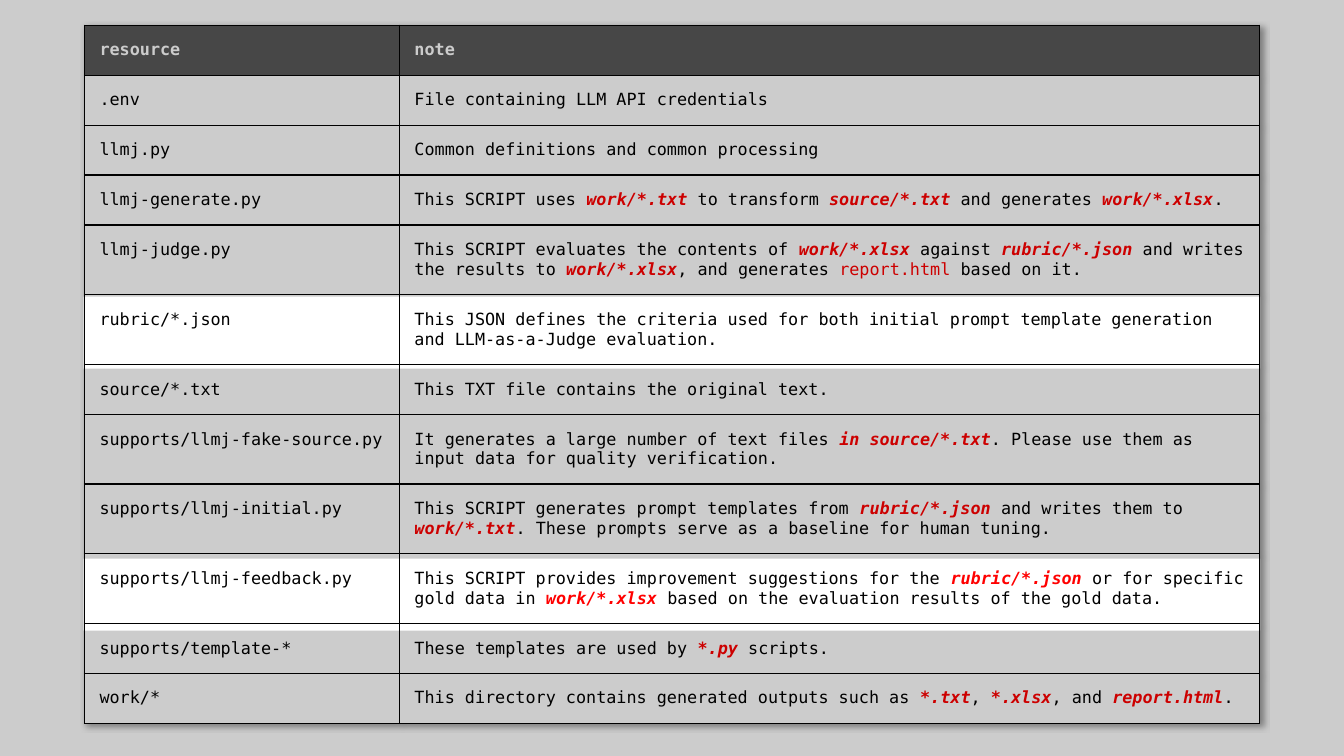
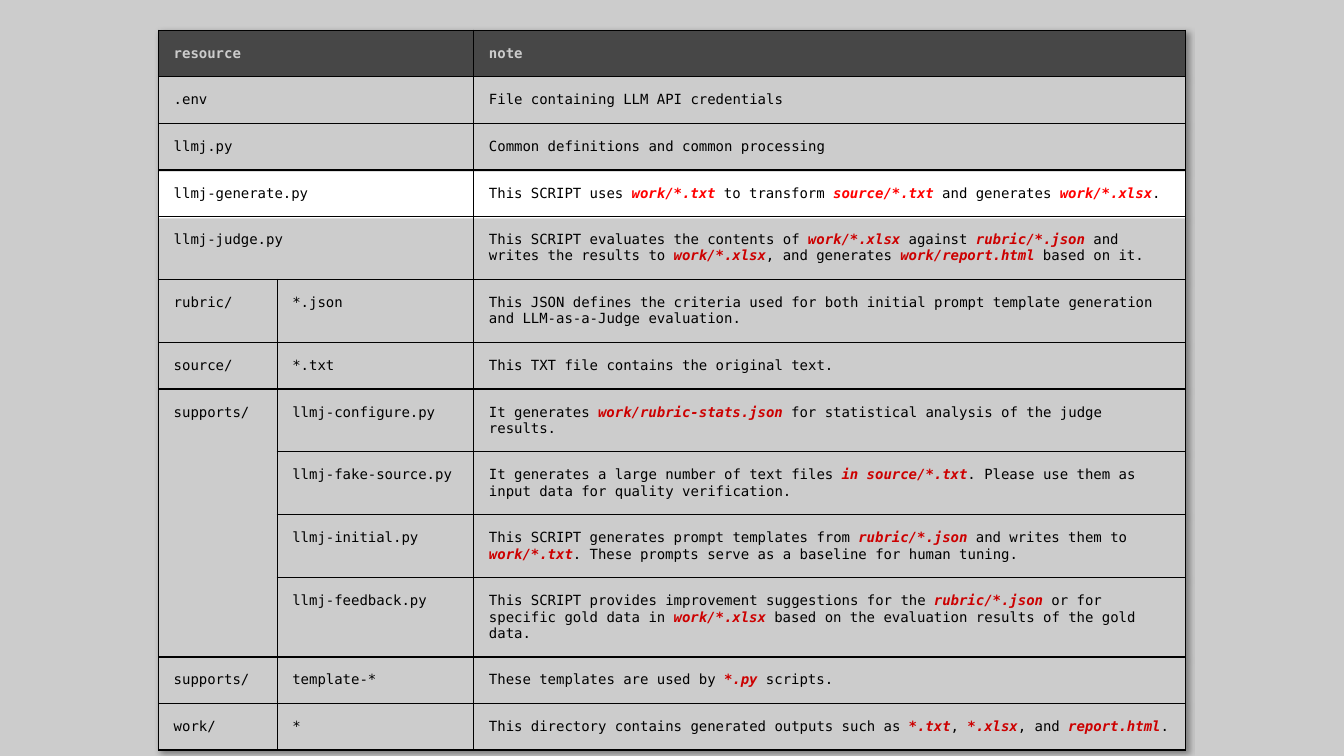
Before and after one commit to nakayama-kazuki/202x, a slide deck: slide 14 of tools/llm-as-a-judge/readme.pptx (slide 9 before the commit). Drawn at 1344x756 pixels with LibreOffice and Linux fonts; fonts in the diff are those of the drawing. Boxes give left, top, right and bottom in pixels: in the first picture for what was removed or moved away, otherwise in the second. Text is boxed around its words. In the diff, an @@ line names an element or a change of style, - is before the commit and + after.

Commit message:
fixed

```diff
--- a/tools/llm-as-a-judge/readme.pptx
+++ b/tools/llm-as-a-judge/readme.pptx
@@ freeform shape at box(0, 0, 1344, 756): outline redrawn @@
@@ table at box(158, 30, 1186, 738) @@
-resource | note
-.env | File containing LLM API credentials
-llmj.py | Common definitions and common processing
-llmj-generate.py | This SCRIPT uses work/*.txt to transform source/*.txt and generates work/*.xlsx.
-llmj-judge.py | This SCRIPT evaluates the contents of work/*.xlsx against rubric/*.json and writes the results to work/*.xlsx, and generates report.html based on it.
-rubric/*.json | This JSON defines the criteria used for both initial prompt template generation and LLM-as-a-Judge evaluation.
-source/*.txt | This TXT file contains the original text.
-supports/llmj-fake-source.py | It generates a large number of text files in source/*.txt. Please use them as input data for quality verification.
-supports/llmj-initial.py | This SCRIPT generates prompt templates from rubric/*.json and writes them to work/*.txt. These prompts serve as a baseline for human tuning.
-supports/llmj-feedback.py | This SCRIPT provides improvement suggestions for the rubric/*.json or for specific gold data in work/*.xlsx based on the evaluation results of the gold data.
-supports/template-* | These templates are used by *.py scripts.
-work/* | This directory contains generated outputs such as *.txt, *.xlsx, and report.html.
+resource |  | note
+.env |  | File containing LLM API credentials
+llmj.py |  | Common definitions and common processing
+llmj-generate.py |  | This SCRIPT uses work/*.txt to transform source/*.txt and generates work/*.xlsx.
+llmj-judge.py |  | This SCRIPT evaluates the contents of work/*.xlsx against rubric/*.json and writes the results to work/*.xlsx, and generates work/report.html based on it.
+rubric/ | *.json | This JSON defines the criteria used for both initial prompt template generation and LLM-as-a-Judge evaluation.
+source/ | *.txt | This TXT file contains the original text.
+supports/ | llmj-configure.py | It generates work/rubric-stats.json for statistical analysis of the judge results.
+ | llmj-fake-source.py | It generates a large number of text files in source/*.txt. Please use them as input data for quality verification.
+ | llmj-initial.py | This SCRIPT generates prompt templates from rubric/*.json and writes them to work/*.txt. These prompts serve as a baseline for human tuning.
+ | llmj-feedback.py | This SCRIPT provides improvement suggestions for the rubric/*.json or for specific gold data in work/*.xlsx based on the evaluation results of the gold data.
+supports/ | template-* | These templates are used by *.py scripts.
+work/ | * | This directory contains generated outputs such as *.txt, *.xlsx, and report.html.
@@ table: place and size @@
-table at box(85, 25, 1259, 731)
+table at box(158, 30, 1186, 738)
```
Also in this commit, not shown: 3 other slides changed, 4 slides added, 2 slides removed.
